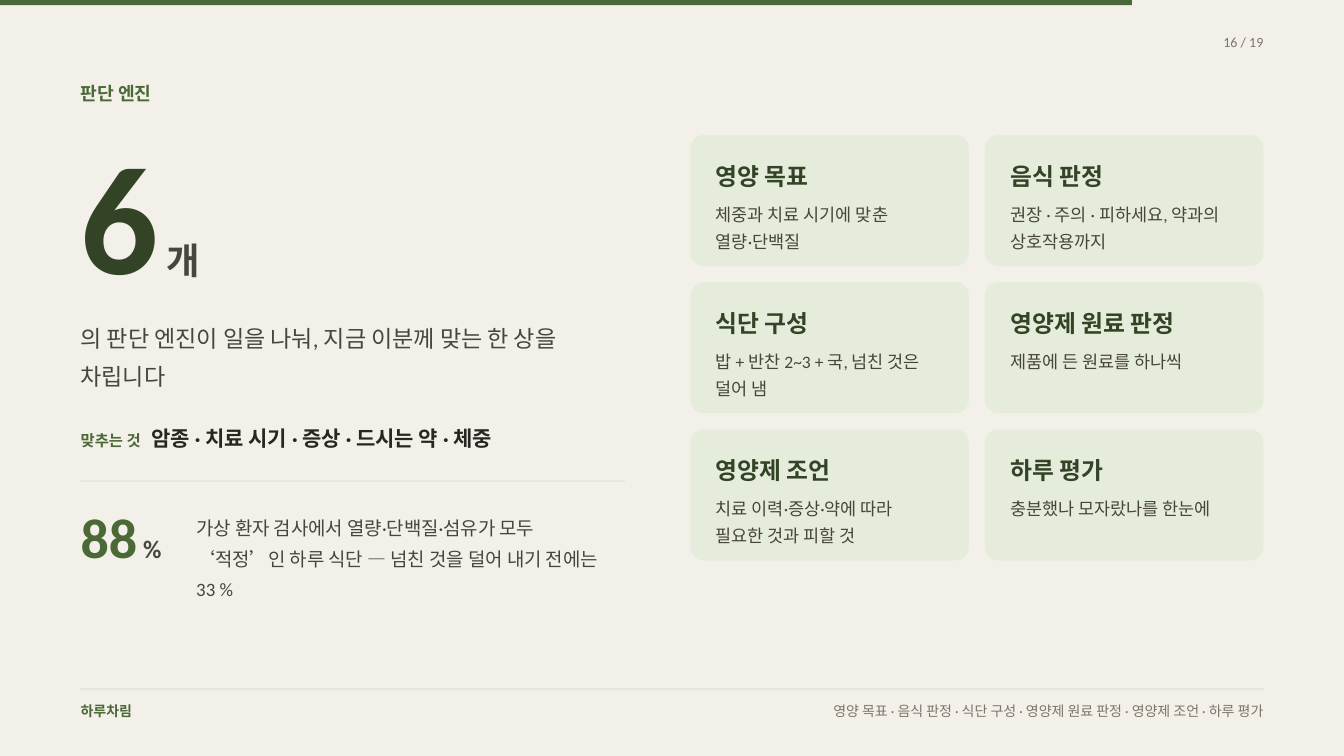
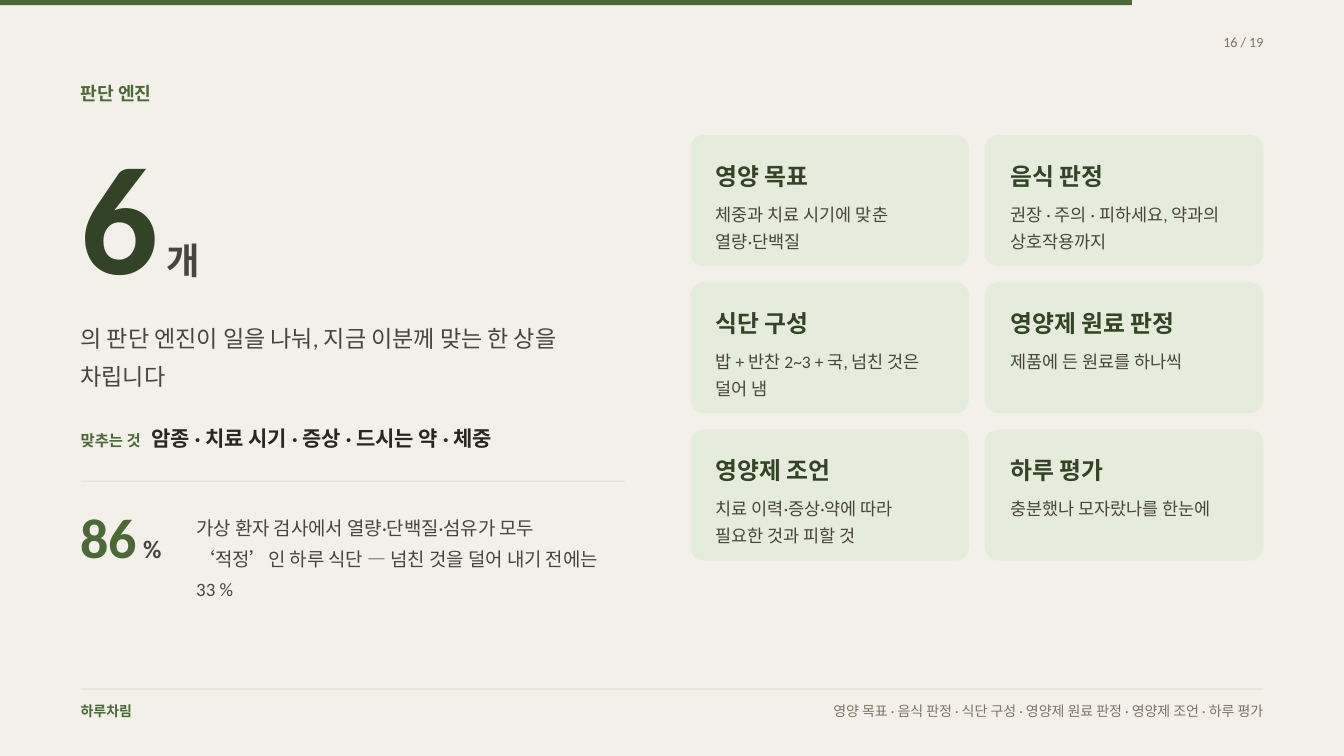
Before and after one commit to rohkwangwon-lang/harucharim-app, a slide deck: slide 16 of docs/홍보/하루차림-환자-발표.pptx. Drawn at 1344x756 pixels with LibreOffice and Linux fonts; fonts in the diff are those of the drawing. Boxes give left, top, right and bottom in pixels: in the first picture for what was removed or moved away, otherwise in the second. Text is boxed around its words. In the diff, an @@ line names an element or a change of style, - is before the commit and + after.

```diff
--- a/docs/홍보/하루차림-환자-발표.pptx
+++ b/docs/홍보/하루차림-환자-발표.pptx
@@ text at bbox=[81, 519, 138, 559]: text changed @@
-88 %
+86 %
```
Also in this commit, not shown: 1 other slide changed, 4 other files.
